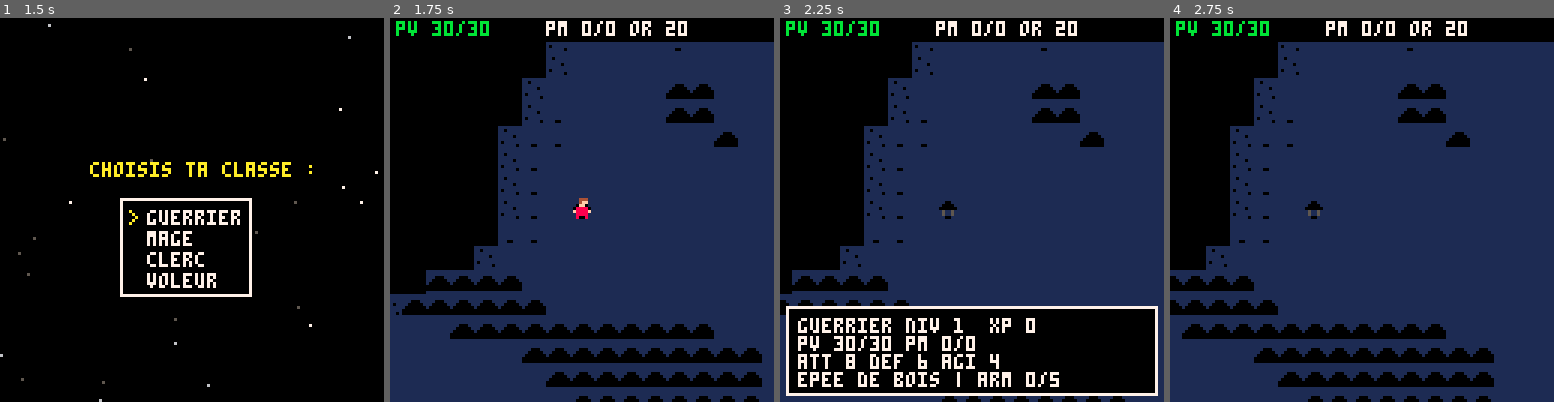
Above: before the commit, frames 1-4 (left to right).
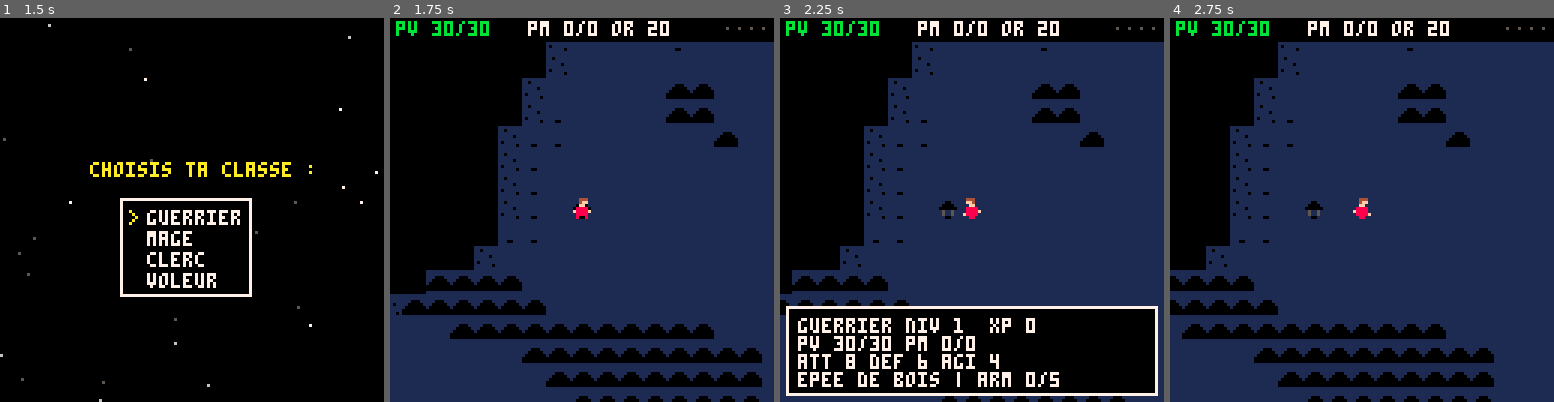
Above: after the commit, the same moments.

Repository: boblefrag/avenir-en-commun-rpg
Game: PICO-8 cartridge main.p8
Same seed, same stepped clock (60 frames per second), same inputs: the game is played once before the commit and once after it.
Inputs:
- Up to frame 1 (1.5 s): tap X (X key) at 0.33, 1.07 s; tap O (Z key) at 0.7 s
- Up to frame 2 (1.75 s): hold Right from 1.6 s (still down); tap O (Z key) at 1.7 s
- Up to frame 3 (2.25 s): tap X (X key) at 1.85 s; release Right at 2.1 s; tap O (Z key) at 2.1 s; hold Up from 2.15 s (still down)
- Up to frame 4 (2.75 s): release Up at 2.42 s; hold Right from 2.47 s (still down); tap O (Z key) at 2.5 s

Frame 1 is identical in both runs. In frame 2, 0.8% of the frame differs, in the area x 35-98%, y 0-5%; in frame 3, 1.0%, in the area x 35-98%, y 0-53%; in frame 4, 1.0%.

Commit message:
Gemmes : seuls les boss en donnent, affichage ATH + message de pouvoir ; sprite de marche
- battle : les monstres de donjon (zones 21..25) ne donnent plus de gemme,
  seuls les boss 11..14
- message dedie au gain d'une gemme avec son pouvoir (table gems dans data)
- hud : 4 losanges de gemmes a droite, pm/or decale a x=46
- build.py : option --sprite N[,M] pour copier des sprites de sprites.py
  sans ecraser la planche de l'editeur
- main.p8 : sprite 33 (marche) ajoute, il etait vide -> le heros clignotait

Co-Authored-By: Claude Opus 5.5 <noreply@anthropic.com>

Diff:
--- a/main.p8
+++ b/main.p8
@@ -27,14 +27,14 @@
 555555550000000100099999007777000400004048888884499999944b98c2a40000000000000000000000000000000000000000000000000000000000000000
 656665660100000000000aaa00707000040000400444444044444444444444440000000000000000000000000000000000000000000000000000000000000000
 55555555000000000000099900000000000000000000000000000000400000040000000000000000000000000000000000000000000000000000000000000000
-00044400000000000000000000000000000000000000000000000000000000000000000000000000000000000000000000000000000000000000000000000000
-0004ff00000000000000000000000000000000000000000000000000000000000000000000000000000000000000000000000000000000000000000000000000
-000ff000000000000000000000000000000000000000000000000000000000000000000000000000000000000000000000000000000000000000000000000000
-00888800000000000000000000000000000000000000000000000000000000000000000000000000000000000000000000000000000000000000000000000000
-0f8888f0000000000000000000000000000000000000000000000000000000000000000000000000000000000000000000000000000000000000000000000000
-00888800000000000000000000000000000000000000000000000000000000000000000000000000000000000000000000000000000000000000000000000000
-00800800000000000000000000000000000000000000000000000000000000000000000000000000000000000000000000000000000000000000000000000000
-00100100000000000000000000000000000000000000000000000000000000000000000000000000000000000000000000000000000000000000000000000000
+00044400000444000000000000000000000000000000000000000000000000000000000000000000000000000000000000000000000000000000000000000000
+0004ff000004ff000000000000000000000000000000000000000000000000000000000000000000000000000000000000000000000000000000000000000000
+000ff000000ff0000000000000000000000000000000000000000000000000000000000000000000000000000000000000000000000000000000000000000000
+00888800008888000000000000000000000000000000000000000000000000000000000000000000000000000000000000000000000000000000000000000000
+0f8888f00f8888000000000000000000000000000000000000000000000000000000000000000000000000000000000000000000000000000000000000000000
+00888800008888f00000000000000000000000000000000000000000000000000000000000000000000000000000000000000000000000000000000000000000
+00800800000880000000000000000000000000000000000000000000000000000000000000000000000000000000000000000000000000000000000000000000
+00100100001000100000000000000000000000000000000000000000000000000000000000000000000000000000000000000000000000000000000000000000
 00000000000000000000000000000000000000000000000000000000000000000000000000000000000000000000000000000000000000000000000000000000
 00000000000000000000000000000000000000000000000000000000000000000000000000000000000000000000000000000000000000000000000000000000
 00000000000000000000000000000000000000000000000000000000000000000000000000000000000000000000000000000000000000000000000000000000
--- a/src/battle.lua
+++ b/src/battle.lua
@@ -109,21 +109,26 @@
   return
  end
  local up=gain(mo[6],mo[7])
- local s="victoire !\n+"..mo[6].." xp  +"..mo[7].." or"
- if mo[8]>10 then
-  -- boss d'un donjon : la gemme
-  h.gems|=dp.g
-  mset(px,py,17)
-  s..="\nvous obtenez une gemme !"
- end
- msg(s,function()
+ local function fin()
   if up then
    jingle(43,-1)
    msg("niveau "..h.lv.." !\npv "..h.pv.."  pm "..h.pm.."\natt "..h.att.."  def "..h.def.."  agi "..h.agi,back)
   else
    back()
   end
- end)
+ end
+ local k=fin
+ -- seuls les boss des donjons 1..4 (zones 11..14) donnent une gemme ;
+ -- les monstres de donjon (zones 21..25) n'en donnent pas
+ if mo[8]>10 and mo[8]<15 then
+  h.gems|=dp.g
+  mset(px,py,17)
+  local g=gems[dp.d]
+  k=function()
+   msg("vous obtenez la gemme\n"..g[1].." !\n"..g[2],fin)
+  end
+ end
+ msg("victoire !\n+"..mo[6].." xp  +"..mo[7].." or",k)
 end
 
 -- mort : rechargement de la derniere sauvegarde
--- a/src/data.lua
+++ b/src/data.lua
@@ -25,6 +25,10 @@
 -- 4 prend son elan (tour d'avant) puis frappe triple,
 -- 5 grumdor : 1 fois sur 4, sa foudre lui revient dessus
 spn=split("bourrasque !\n,les tetes repoussent !\n,souffle de feu !\n,le minotaure charge !\n,la foudre de grumdor\nlui revient dessus !\n")
+
+-- gemmes, dans l'ordre des donjons 1..4 (bits 1,2,4,8) :
+-- nom affiche, pouvoir (2 lignes de 29 car. max)
+gems=tbl("du vent#les cols du nord s'ouvrent\ndesormais devant vous.|de l'eau#vous pouvez traverser\nles gues a pied.|du feu#elle brule les ronces\nqui barrent la route.|de la terre#la grande chaine s'ouvre\ndevant vous.","|","#")
 
 -- attaques de base du heros selon sa classe
 hatk=split("coup d'epee,coup de baton,coup de masse,coup de dague")
--- a/src/ui.lua
+++ b/src/ui.lua
@@ -89,6 +89,8 @@
 -- bandeau d'etat en haut de l'ecran
 -- couleur pv : vert si >50%, jaune si 25..50%, rouge si <25%
 -- bip d'alerte si pv<25% (toutes les 90 frames env.)
+-- gemmes : vent(gris clair), eau(bleu clair), feu(rouge), terre(marron)
+gem_col=split("6,12,8,4")
 bip_cd=0
 function hud()
  rectfill(0,0,127,7,0)
@@ -103,5 +105,18 @@
   bip_cd=0
  end
  print("pv "..h.hp.."/"..h.pv,2,1,hcol)
- print("pm "..h.mp.."/"..h.pm.." or "..h.gold,52,1,7)
+ print("pm "..h.mp.."/"..h.pm.." or "..h.gold,46,1,7)
+ -- 4 gemmes a droite (x 111..125) : losange colore si possedee,
+ -- simple point gris sinon
+ for i=0,3 do
+  local x=111+i*4
+  if h.gems&1<<i>0 then
+   local c=gem_col[i+1]
+   rectfill(x,2,x+2,4,c)
+   pset(x+1,1,c)
+   pset(x+1,5,c)
+  else
+   pset(x+1,3,5)
+  end
+ end
 end
